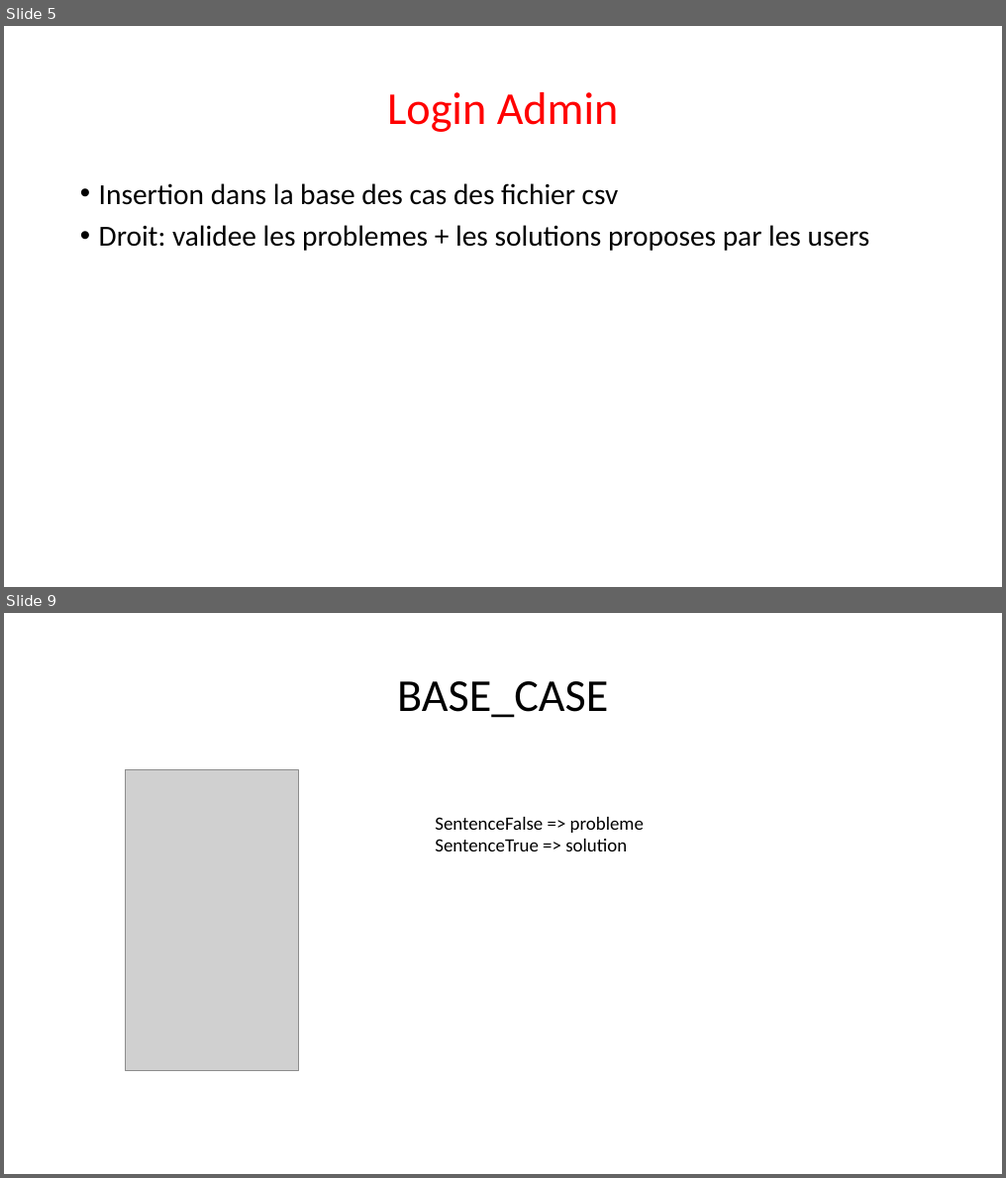
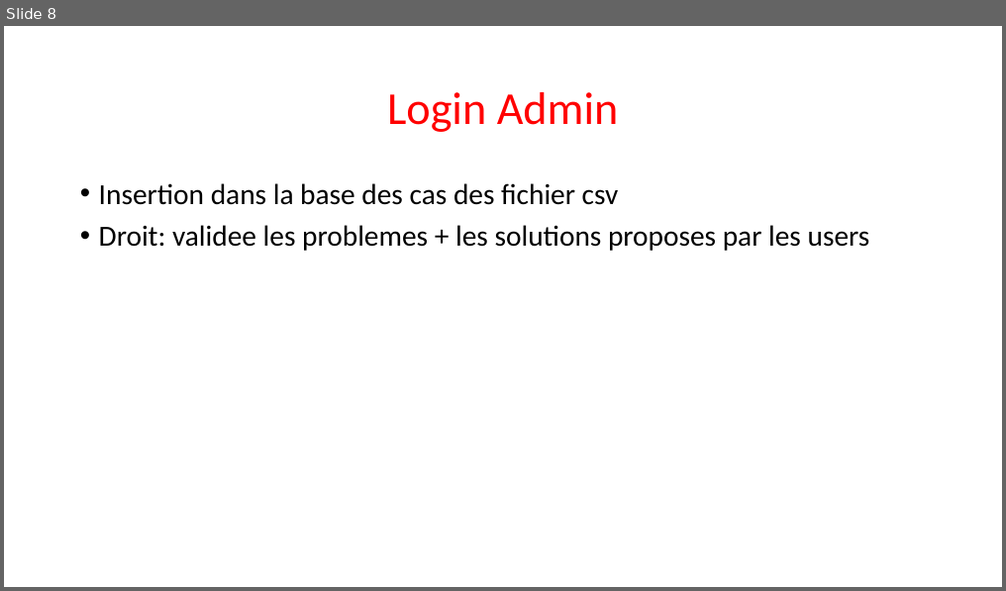
Before and after one commit to Sle3pingForest/StageL3, a slide deck: RapportNam/Nouveau Microsoft PowerPoint Presentation.pptx. Shown one above the other, each under a label of ours: slides 5 and 9 before the commit, slide 8 after it; the slides between them are not shown. The pictures are 1006x1178 and 1006x591 pixels, drawn with LibreOffice and Linux fonts; fonts in the diff are those of the drawing; grey boxes stand for pictures. Boxes give left, top, right and bottom in pixels: in the first picture for what was removed or moved away, otherwise in the second. Text is boxed around its words. In the diff, an @@ line names an element or a change of style, - is before the commit and + after.

```diff
--- a/RapportNam/Nouveau Microsoft PowerPoint Presentation.pptx
+++ b/RapportNam/Nouveau Microsoft PowerPoint Presentation.pptx
@@ slide 9 removed at (4,613,1002,1174), background #FFFFFF @@
@@ title removed at (397,681,608,718) @@
-BASE_CASE
@@ picture removed at (126,770,298,1072) @@
@@ text removed at (435,817,644,852) @@
-SentenceFalse => probleme
-SentenceTrue => solution
@@ what was slide 5 is now slide 8 @@
```
Also in this commit, not shown: 6 slides changed, 1 slide added, 1 other slide removed, 4 other files.
